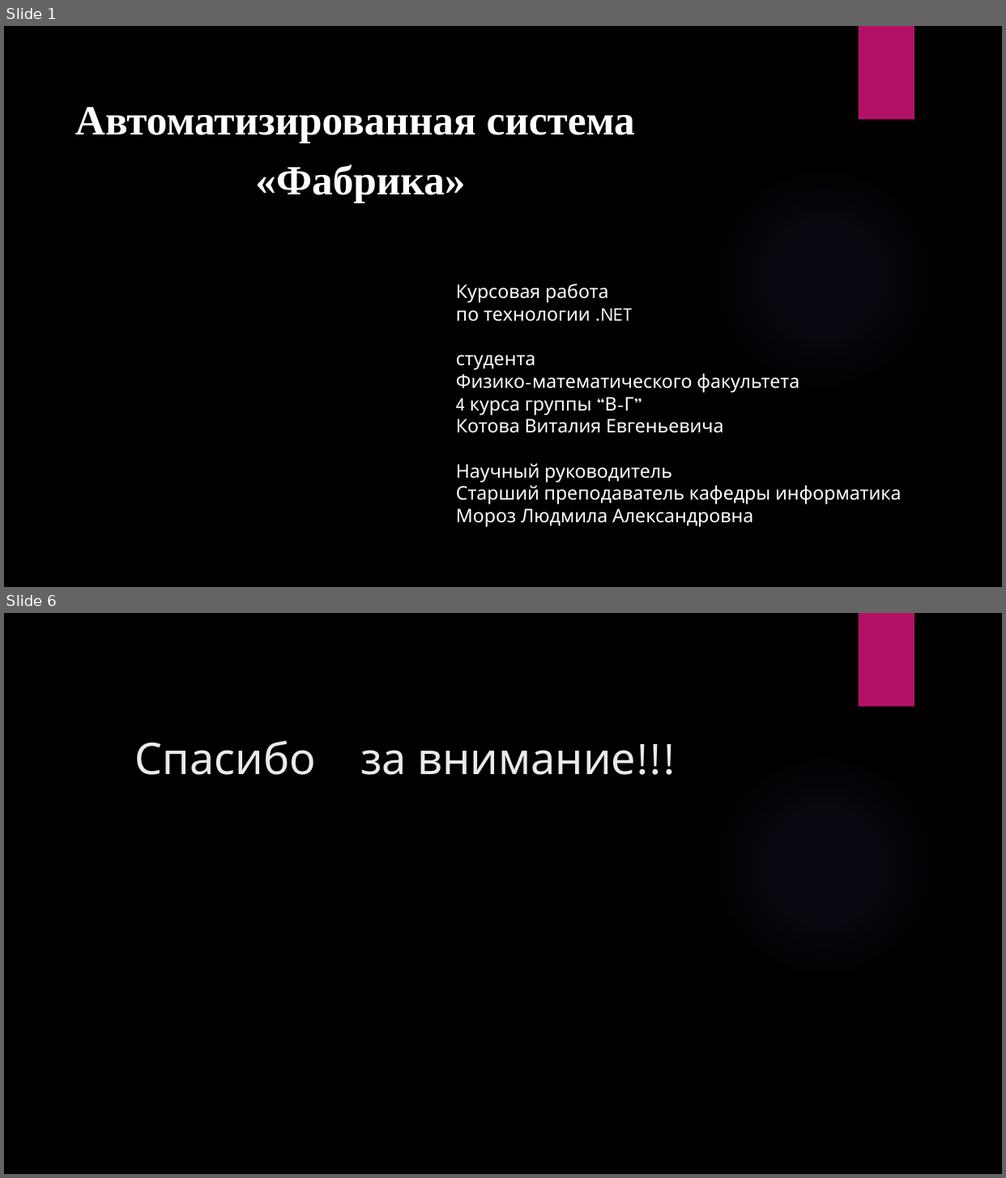
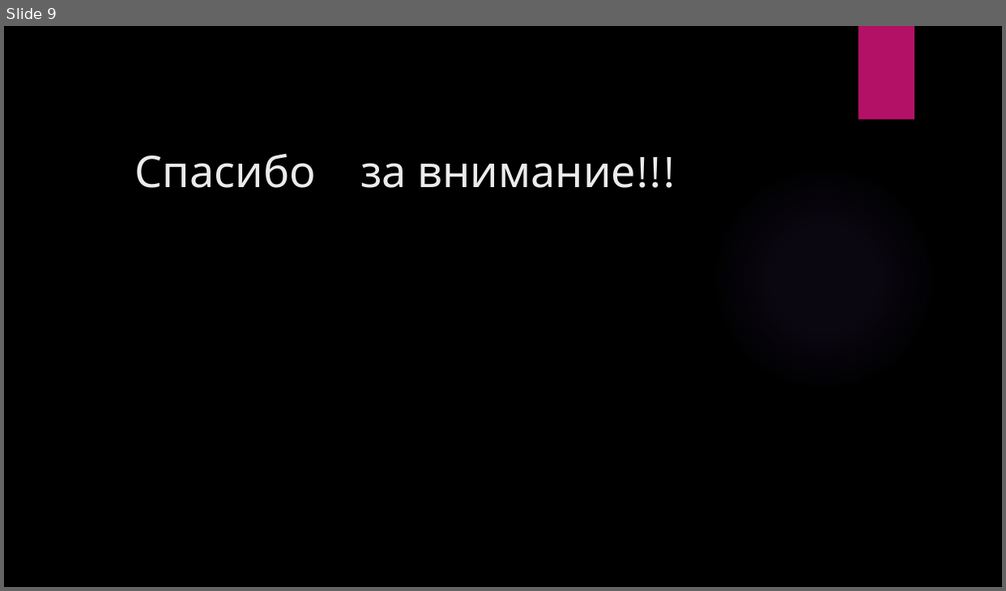
Before and after one commit to rokotov/inetnational-students, a slide deck: InetnationalStudents/Docs/Презентация.pptx. Shown one above the other, each under a label of ours: slides 1 and 6 before the commit, slide 9 after it; the slides between them are not shown. The pictures are 1006x1178 and 1006x591 pixels, drawn with LibreOffice and Linux fonts; fonts in the diff are those of the drawing; background and template pictures are left out. Boxes give left, top, right and bottom in pixels: in the first picture for what was removed or moved away, otherwise in the second. Text is boxed around its words. In the diff, an @@ line names an element or a change of style, - is before the commit and + after.

```diff
--- a/InetnationalStudents/Docs/Презентация.pptx
+++ b/InetnationalStudents/Docs/Презентация.pptx
@@ slide 1 removed at [4, 26, 1002, 587], background picture (left out); not listed: 2 template elements that a slide beside it also shows @@
@@ text removed at [75, 107, 635, 203] @@
-Автоматизированная система
-«Фабрика»
@@ text removed at [456, 284, 901, 527] @@
-Курсовая работа
-по технологии .NET
-студента
-Физико-математического факультета
-4 курса группы “В-Г”
-Котова Виталия Евгеньевича
-Научный руководитель
-Старший преподаватель кафедры информатика
-Мороз Людмила Александровна
@@ what was slide 6 is now slide 9 @@
```
Also in this commit, not shown: 1 slide changed, 6 slides added, 2 other slides removed, 1 other file.
